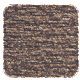
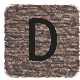
Revision of a layered 80 x 80 image; what changed, layer by layer:
painted on "dn" over (3, 4, 80, 78)
